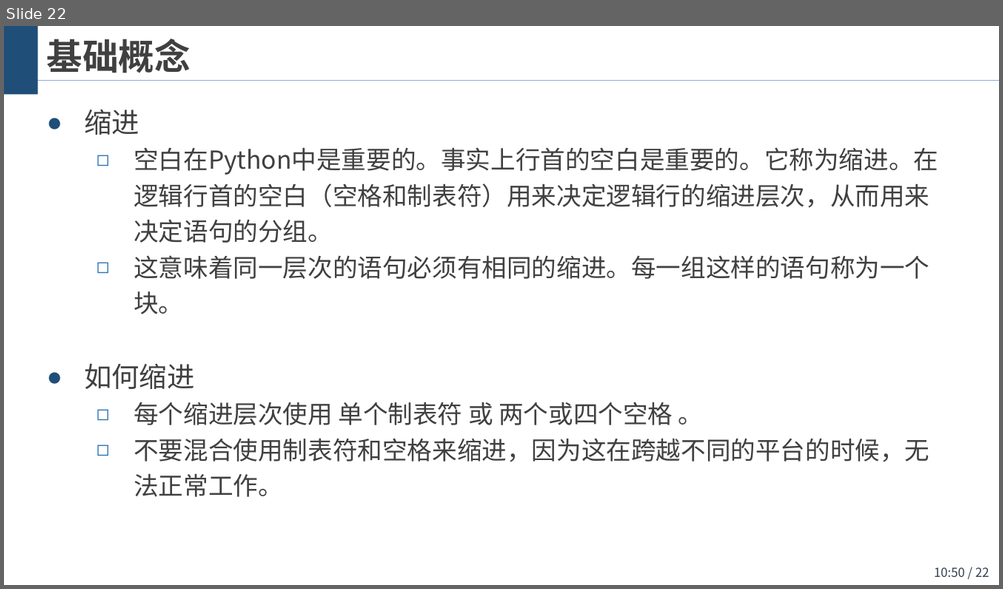
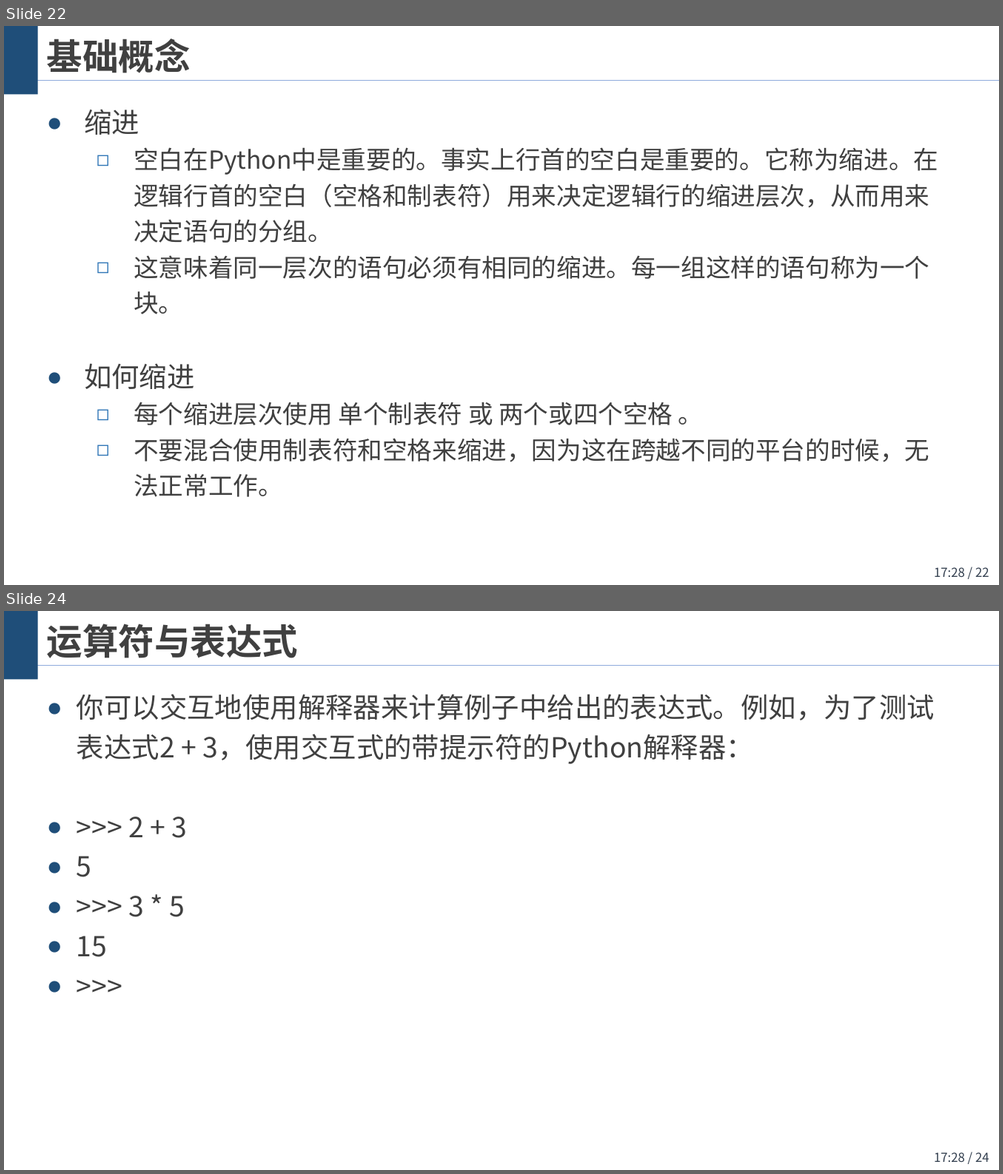
Before and after one commit to wangjin0818/Artificial_Intelligence_Generic_2023, a slide deck: Chapter 02/Python Programming I.pptx. Shown one above the other, each under a label of ours: slide 22 before the commit, slides 22 and 24 after it; the slides between them are not shown. The pictures are 1003x589 and 1003x1174 pixels, drawn with LibreOffice and Linux fonts; fonts in the diff are those of the drawing; background and template pictures are left out. Boxes give left, top, right and bottom in pixels: in the first picture for what was removed or moved away, otherwise in the second. Text is boxed around its words. In the diff, an @@ line names an element or a change of style, - is before the commit and + after.

```diff
--- a/Chapter 02/Python Programming I.pptx
+++ b/Chapter 02/Python Programming I.pptx
@@ slide 24 added at [4, 611, 999, 1170], background #FFFFFF; not listed: 3 template elements that a slide beside it also shows @@
@@ title added at [47, 624, 299, 658], 26 pt, text #404040, bold @@
+运算符与表达式
@@ text added at [77, 694, 934, 957], 20 pt, text #404040 @@
+● 你可以交互地使用解释器来计算例子中给出的表达式。例如，为了测试表达式2 + 3，使用交互式的带提示符的Python解释器：
+● >>> 2 + 3
+● 5
+● >>> 3 * 5
+● 15
+● >>>
@@ page number at [933, 568, 989, 577]: text changed @@
-10:50 / 22
+17:28 / 22
```
Also in this commit, not shown: 16 other slides added, 1 other file.
